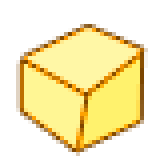
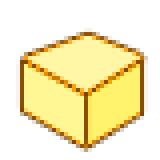
Revision of a layered w=160, h=160 image; what changed, layer by layer:
painted on "Фигура 3 (копия) 3" over [24, 28, 144, 92]
painted on "Фигура 2 (копия) 3" over [80, 48, 144, 148]
painted on "Фигура 1 (копия) 3" over [20, 60, 92, 152]
